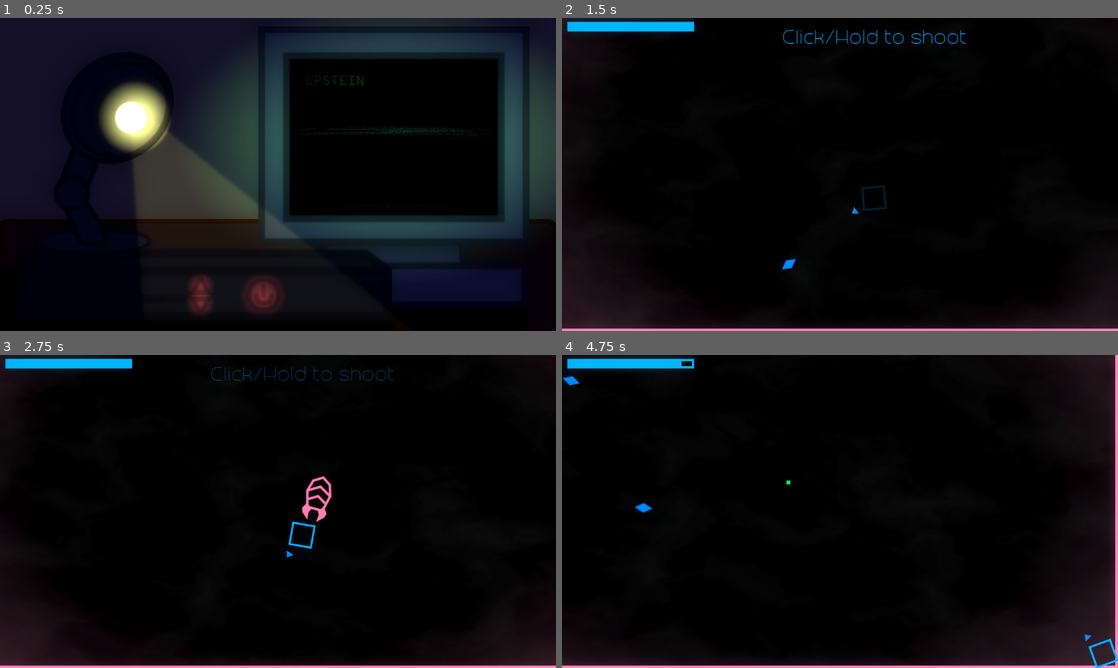
Above: before the commit, frames 1-4 (two rows, left to right).
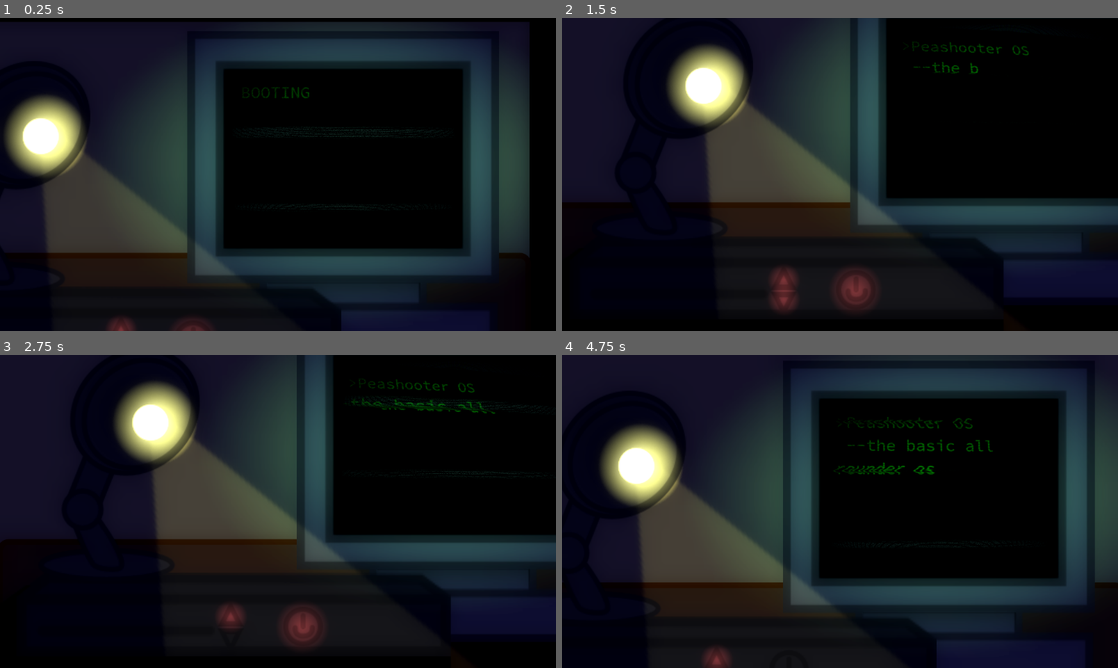
Above: after the commit, the same moments.

Repository: ArandomPsi/campfirejamthingy
Game: Godot game, scene res://scenes/titlescreen.tscn
Two runs of this game, one before a commit and one after it. Both use one fixed random seed, a clock stepped at 60 frames per second and the inputs below. The project has no main scene, so this scene is started directly.
Inputs (mouse positions are in pixels of both pictures, inside the frame that each line leads up to):
- Up to frame 1 (0.25 s): no input
- Up to frame 2 (1.5 s): click (823, 293) at 0.52 s; click (756, 277) at 1.27 s
- Up to frame 3 (2.75 s): click (227, 642) at 2.02 s
- Up to frame 4 (4.75 s): move the mouse to (962, 495) at 2.77 s; press the mouse at (962, 495) at 2.78 s; hold D (right) 2.78-3.53 s; move the mouse to (728, 527) at 3.52 s; release the mouse at (728, 527) at 3.53 s; hold S (down) 3.53-4.28 s; click (728, 527) at 3.6 s; move the mouse to (895, 442) at 4.27 s; press the mouse at (895, 442) at 4.28 s; hold D (right) from 4.28 s (still down)

The runs differ from the first frame. In frame 1, 49% of the frame differs, in the area x 0-100%, y 0-100%; in frame 2, 47%; in frame 3, 47%; in frame 4, 54%.

Commit message:
adsfadfsadfs
adsfadfsadfs

Diff:
--- a/global.gd
+++ b/global.gd
@@ -4,6 +4,7 @@
 var flash : float = 0
 var room : int = 1
 var shake : int = 0
+var playerweapon : int = 0
 
 func _process(delta):
 	shake -= 1
--- a/project.godot
+++ b/project.godot
@@ -13,6 +13,7 @@
 config/name="gay jam game"
 config/features=PackedStringArray("4.2", "Forward Plus")
 run/max_fps=120
+boot_splash/bg_color=Color(0, 0, 0, 1)
 config/icon="res://icon.svg"
 
 [autoload]
--- a/scenes/player.tscn
+++ b/scenes/player.tscn
@@ -13,6 +13,7 @@
 [ext_resource type="Script" path="res://scripts/upgrade.gd" id="10_cyrk5"]
 [ext_resource type="Shader" path="res://shaders/crt.gdshader" id="11_t6j4c"]
 [ext_resource type="Shader" path="res://shaders/circle.gdshader" id="13_0vbpy"]
+[ext_resource type="AudioStream" uid="uid://3dkd6802moiq" path="res://sounds/Hinkik - Time Leaper.mp3" id="14_1008y"]
 
 [sub_resource type="CircleShape2D" id="CircleShape2D_m4tyv"]
 radius = 21.0
@@ -89,6 +90,16 @@
 shader_parameter/vignette_intensity = 0.4
 shader_parameter/vignette_opacity = 0.5
 
+[sub_resource type="Gradient" id="Gradient_gcpgy"]
+colors = PackedColorArray(1, 1, 1, 0, 1, 1, 1, 1)
+
+[sub_resource type="GradientTexture2D" id="GradientTexture2D_mvge8"]
+gradient = SubResource("Gradient_gcpgy")
+fill = 1
+fill_from = Vector2(0.5, 0.5)
+fill_to = Vector2(0.8, 0.2)
+metadata/_snap_enabled = true
+
 [sub_resource type="ShaderMaterial" id="ShaderMaterial_eovha"]
 shader = ExtResource("5_l0h6p")
 shader_parameter/dir = Vector2(0, 0)
@@ -97,11 +108,12 @@
 [sub_resource type="ShaderMaterial" id="ShaderMaterial_2exaf"]
 shader = ExtResource("13_0vbpy")
 shader_parameter/_CirclePosition = Vector2(0.5, 0.5)
-shader_parameter/progress = 0.0
+shader_parameter/progress = 1.0
 shader_parameter/_Smoothness = 0.05
 shader_parameter/_Background = null
 
 [node name="player" type="CharacterBody2D"]
+position = Vector2(-1, 0)
 collision_layer = 2
 script = ExtResource("1_1b47p")
 
@@ -155,10 +167,10 @@
 
 [node name="table" type="Panel" parent="hud"]
 visible = false
-modulate = Color(0.411765, 0.411765, 0.411765, 1)
+modulate = Color(0.670588, 0.670588, 0.670588, 1)
 offset_left = -8.0
 offset_top = 419.0
-offset_right = 1150.0
+offset_right = 1167.0
 offset_bottom = 680.0
 pivot_offset = Vector2(540, -220)
 theme_override_styles/panel = SubResource("StyleBoxFlat_iheuj")
@@ -171,6 +183,7 @@
 offset_top = -440.0
 offset_right = 1207.0
 offset_bottom = 40.0
+color = Color(0.466667, 0.466667, 0.466667, 1)
 
 [node name="Label" type="Label" parent="hud/table/ColorRect"]
 layout_mode = 0
@@ -268,6 +281,12 @@
 grow_vertical = 2
 mouse_filter = 2
 
+[node name="PointLight2D" type="Sprite2D" parent="hud/table"]
+modulate = Color(0, 0, 0, 0.792157)
+position = Vector2(556, -91)
+scale = Vector2(21.7188, 13.375)
+texture = SubResource("GradientTexture2D_mvge8")
+
 [node name="transition" type="ColorRect" parent="hud"]
 material = SubResource("ShaderMaterial_eovha")
 anchors_preset = 15
@@ -285,6 +304,12 @@
 grow_horizontal = 2
 grow_vertical = 2
 mouse_filter = 2
+
+[node name="sounds" type="Node" parent="."]
+
+[node name="song" type="AudioStreamPlayer" parent="sounds"]
+stream = ExtResource("14_1008y")
+autoplay = true
 
 [connection signal="pressed" from="hud/table/upgrade1" to="." method="finished"]
 [connection signal="pressed" from="hud/table/upgrade1" to="hud/table/upgrade1" method="finished"]
--- a/scenes/titlescreen.tscn
+++ b/scenes/titlescreen.tscn
@@ -231,7 +231,7 @@
 offset_bottom = 405.0
 theme_override_styles/panel = SubResource("StyleBoxEmpty_sgmsf")
 
-[node name="Label" type="Label" parent="Panel"]
+[node name="thefiles" type="Label" parent="Panel"]
 layout_mode = 1
 anchors_preset = 15
 anchor_right = 1.0
@@ -245,7 +245,8 @@
 theme_override_colors/font_color = Color(0, 1, 0, 1)
 theme_override_fonts/font = ExtResource("3_tpwu3")
 theme_override_font_sizes/font_size = 30
-text = "EPSTEIN "
+text = "BOOTING... "
+autowrap_mode = 3
 
 [node name="crt" type="ColorRect" parent="Panel"]
 z_index = 10
@@ -281,11 +282,13 @@
 
 [node name="Camera2D" type="Camera2D" parent="."]
 position = Vector2(826, 257)
+zoom = Vector2(1.15, 1.15)
 limit_left = 0
 limit_top = 0
 limit_right = 1152
 limit_bottom = 648
 limit_smoothed = true
+position_smoothing_enabled = true
 
 [connection signal="pressed" from="Ps5/Button" to="." method="_on_button_pressed"]
 [connection signal="pressed" from="Ps5/up" to="." method="_on_up_pressed"]
--- a/scripts/player.gd
+++ b/scripts/player.gd
@@ -12,14 +12,18 @@
 var prev_inv_stat : int = 1
 #attack, defense, firerate, speed, amount of bullets, iframes
 
-var base_hp : int = 10
+var base_hp : float = 10
 var hp : float = base_hp
-var maxhp : int = base_hp
+var maxhp : float = base_hp
 
 var iframes : int = 60
 var maxiframes : int = 50
 
 var t : float
+
+func _ready():
+	shottype = global.playerweapon
+	transitionin()
 
 func _physics_process(delta):
 	global.playerpos = position
@@ -31,15 +35,15 @@
 	hp = clampi(hp,0,maxhp)
 	t += delta
 
+	print(str(hp))
+	print(str(maxhp))
 
 func statsstuff():
 	shotcooldown -= (1 + stats[2]) * (60/Engine.get_frames_per_second())
 	if stats[1] > prev_def_stat:
-		hp = clampi(hp * stats[1],0,maxhp)
 		maxhp = base_hp + stats[1]*2
 		prev_def_stat = stats[1]
-		print(hp)
-		print(maxhp)
+
 
 	maxiframes = 50 + stats[5] * 8
 
--- a/scripts/titlescreen.gd
+++ b/scripts/titlescreen.gd
@@ -1,27 +1,60 @@
 extends Control
 var t : float
 var currentweaponthingy : int = 0
-var currentweaponthingytext : Array = ["Pea Shooter: "]
+var currentweaponthingytext : Array = [">Peashooter OS \n --the basic all rounder os",
+">Point Blank OS \n --Kamakazi go brrr",
+">Rayul OS \n --BRRRRRRRRRRRRRR",]
 
+var pressed : bool = false
+
+func _ready():
+	updateepsteinfiles()
 
 func _process(delta):
 	$monitor/PointLight2D.energy = randf_range(0.45,0.5)
 	$Lamp/PointLight2D.energy = randf_range(0.1,0.14)
 	currentweaponthingy = clampi(currentweaponthingy,0,2)
+	$Ps5/down/PointLight2D3.visible = true
+	$Ps5/up/PointLight2D2.visible = true
+	if currentweaponthingy == 0:
+		$Ps5/down/PointLight2D3.visible = false
+	if currentweaponthingy == 2:
+		$Ps5/up/PointLight2D2.visible = false
 	t += delta
 	if not $Ps5/Button.is_hovered():
 		$Ps5/Button/PointLight2D.texture_scale = (0.5 * sin(t * 5) + 0.5)/2
 	else:
 		$Ps5/Button/PointLight2D.texture_scale = 0.69
 
+	if not pressed:
+		$Camera2D.position = get_global_mouse_position()
+
+
 
 func _on_button_pressed():
+	global.playerweapon = currentweaponthingy
+	pressed = true
+	var tween = create_tween()
+	tween.tween_property($Camera2D,"position",Vector2(826,257),0.5).set_trans(Tween.TRANS_CUBIC)
+	tween.parallel().tween_property($Camera2D,"zoom",Vector2(15,15),0.8).set_trans(Tween.TRANS_CUBIC)
+	await tween.finished
 	get_tree().change_scene_to_file("res://scenes/testmap.tscn")
+
 
 
 func _on_up_pressed():
 	currentweaponthingy += 1
+	updateepsteinfiles()
 
 
 func _on_down_pressed():
 	currentweaponthingy -= 1
+	updateepsteinfiles()
+
+func updateepsteinfiles():
+	var tween = create_tween()
+	tween.tween_property($Panel/thefiles,"visible_ratio",0.0,0.8)
+	await tween.finished
+	$Panel/thefiles.text = currentweaponthingytext[currentweaponthingy]
+	var tween2 = create_tween()
+	tween2.tween_property($Panel/thefiles,"visible_ratio",1.0,0.8)
--- a/scripts/world.gd
+++ b/scripts/world.gd
@@ -56,6 +56,7 @@
 
 func _on_area_2d_body_entered(body):
 	$player.transition()
+	$player.hp = $player.maxhp
 	var timer = get_tree().create_timer(0.3)
 	$upgradeportal.visible = false
 	$player.position = Vector2(1344/2,806/2)
Not shown: 1 places in scenes/player.tscn that only renumber resources
Not shown, changed: sounds/Hinkik - Time Leaper.mp3.import
